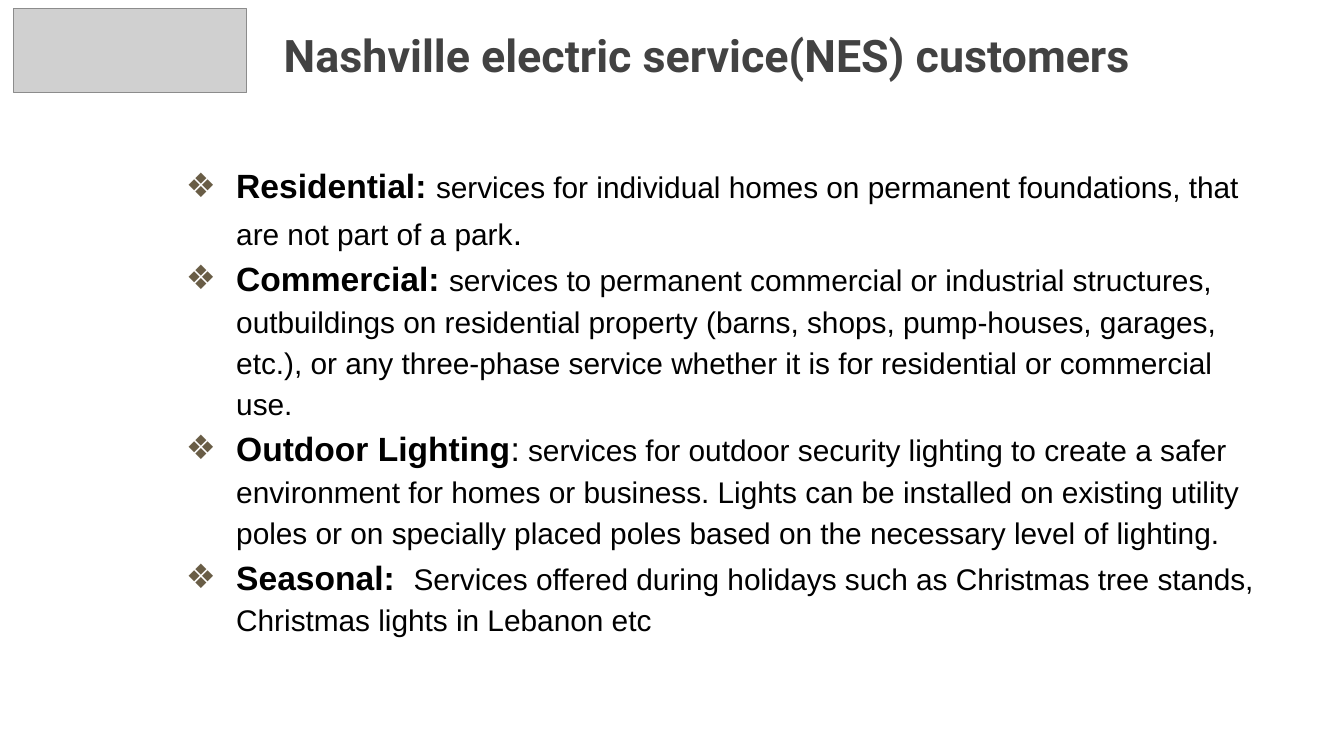
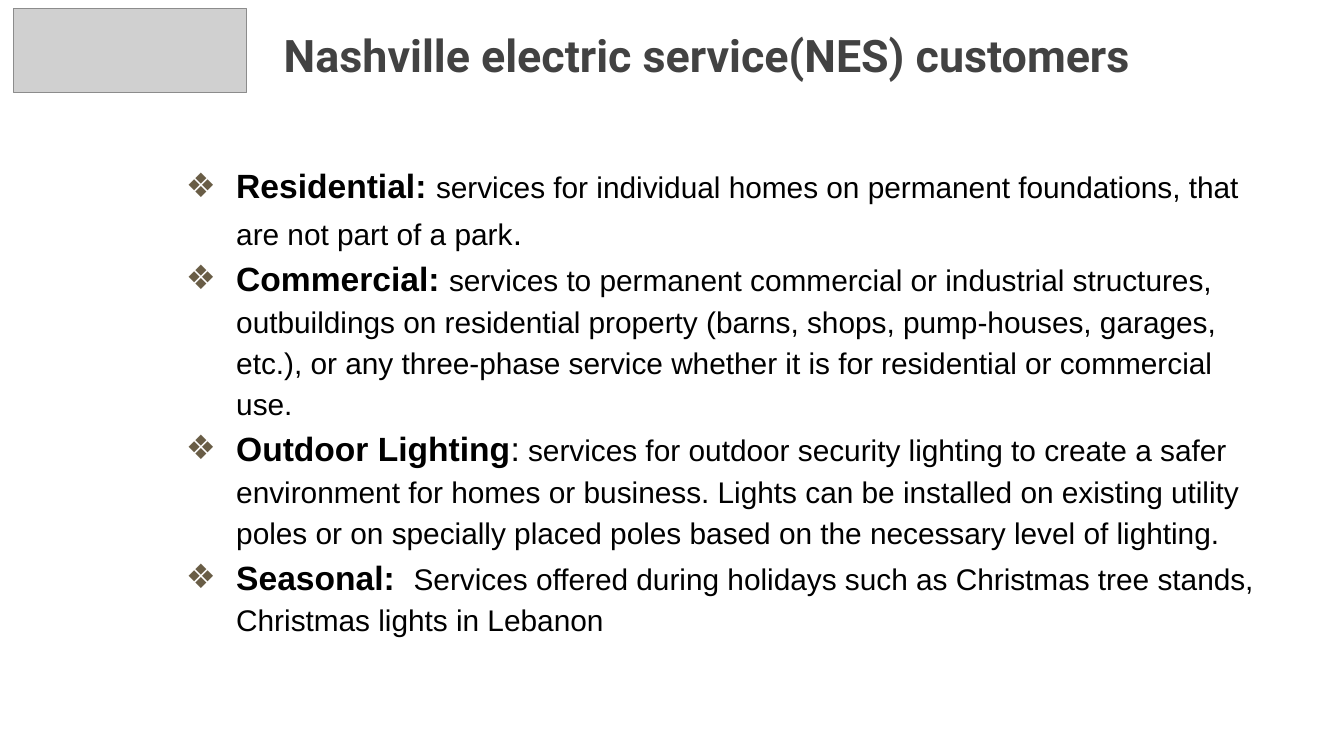
Before and after one commit to PBusienei/Nashville-Electric-Service-Monthly-Energy-Consumption-by-Customer-Type-and-ZIP-Code, a slide deck: slide 3 of NES – Monthly Energy Consumption by Customer Type and ZIP Code .pptx. Drawn at 1344x756 pixels with LibreOffice and Linux fonts; fonts in the diff are those of the drawing; grey boxes stand for pictures; background and template pictures are left out. Boxes give left, top, right and bottom in pixels: in the first picture for what was removed or moved away, otherwise in the second. Text is boxed around its words. In the diff, an @@ line names an element or a change of style, - is before the commit and + after.

```diff
--- a/NES – Monthly Energy Consumption by Customer Type and ZIP Code .pptx
+++ b/NES – Monthly Energy Consumption by Customer Type and ZIP Code .pptx
@@ text at <box>236,565,1254,637</box>: text changed @@
-❖ Seasonal: Services offered during holidays such as Christmas tree stands, Christmas lights in Lebanon etc
+❖ Seasonal: Services offered during holidays such as Christmas tree stands, Christmas lights in Lebanon
```
Also in this commit, not shown: 1 other file.
